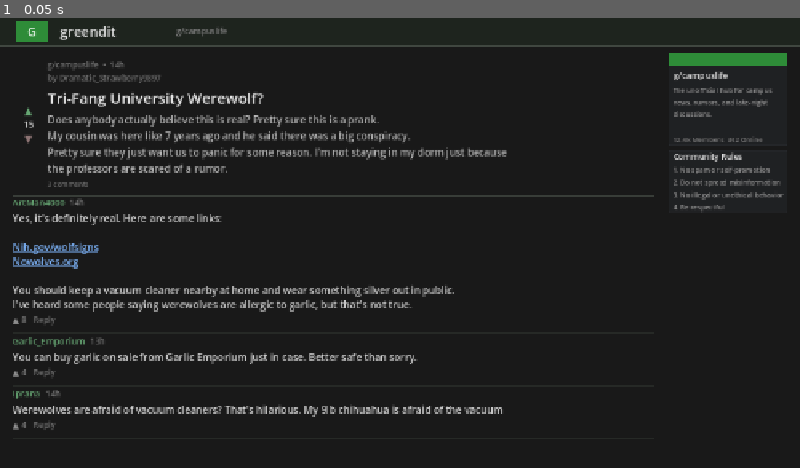
Above: before the commit, frame 1.
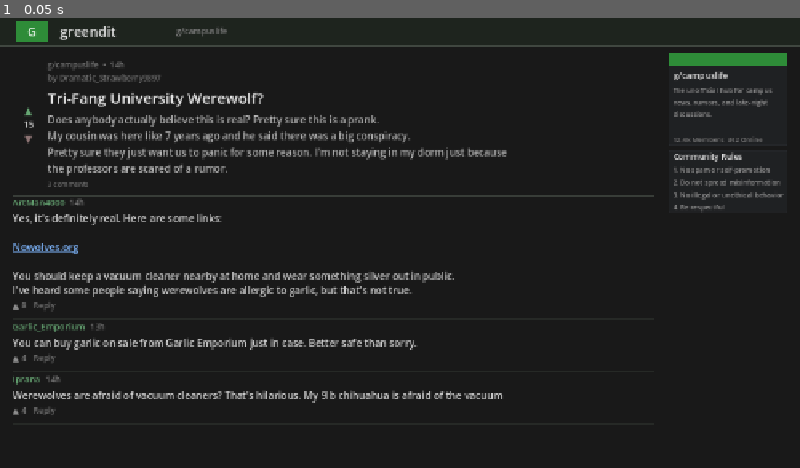
Above: after the commit, the same moment.

Repository: nickcyran/werewolf-on-campus
Game: Godot game, scene res://features/sites/greendit/greendit.tscn
The game is run twice, just before and just after one commit, with the same random seed, the same clock (stepped at 60 frames per second) and the same inputs. This scene is started directly instead of the project's main scene. Sound files missing from this copy of the repository are replaced by a short silence.
Inputs:
- Up to frame 1 (0.05 s): no input

The runs differ from the first frame. In frame 1, 4.8% of the frame differs, in the area x 1-63%, y 50-92%.

Commit message:
updated text infographic

Diff:
--- a/core/autoload/texting.tscn
+++ b/core/autoload/texting.tscn
@@ -2,9 +2,9 @@
 
 [ext_resource type="Script" path="res://core/autoload/texting.gd" id="1_texting"]
 [ext_resource type="Script" path="res://core/texting_thread.gd" id="2_thread_script"]
-[ext_resource type="Resource" path="res://data/texts/thread_01_mom.tres" id="3_mom"]
-[ext_resource type="Resource" path="res://data/texts/thread_02_unknown.tres" id="4_unknown"]
+[ext_resource type="Resource" path="res://data/texts/thread_02_mom.tres" id="3_mom"]
+[ext_resource type="Resource" path="res://data/texts/thread_01_dylan.tres" id="4_dylan"]
 
 [node name="Texting" type="Node"]
 script = ExtResource("1_texting")
-threads = Array[ExtResource("2_thread_script")]([ExtResource("3_mom"), ExtResource("4_unknown")])
+threads = Array[ExtResource("2_thread_script")]([ExtResource("4_dylan"), ExtResource("3_mom")])
--- /dev/null
+++ b/data/texts/thread_01_dylan.tres
@@ -0,0 +1,18 @@
+[gd_resource type="Resource" script_class="TextingThread" format=3 uid="uid://bbp05ojfu8baq"]
+
+[ext_resource type="Script" uid="uid://3ppo3a3lqwx1" path="res://core/texting_message.gd" id="1_1vp3n"]
+[ext_resource type="Texture2D" uid="uid://dhhysd37kwtga" path="res://assets/media/Source - Inaccurate Infographic.png" id="2_1vp3n"]
+[ext_resource type="Script" uid="uid://b8mktl82mlh2k" path="res://core/texting_thread.gd" id="3_sj014"]
+
+[sub_resource type="Resource" id="Msg1"]
+script = ExtResource("1_1vp3n")
+body = "hey dude hear about all that crazy werewolf stuff? im nervous, but i found a few resources that are making me feel a bit better. checkout the graphic and especially the NoWolves.org website!"
+image = ExtResource("2_1vp3n")
+trigger_progress = 0.02
+
+[resource]
+script = ExtResource("3_sj014")
+contact_name = "Dylan"
+avatar_initial = "D"
+avatar_color = Color(0.3309237, 0.00057660637, 0.91050315, 1)
+messages = Array[ExtResource("1_1vp3n")]([SubResource("Msg1")])
--- a/data/texts/thread_01_mom.tres
+++ /dev/null
@@ -1,18 +0,0 @@
-[gd_resource type="Resource" script_class="TextingThread" format=3 uid="uid://bbp05ojfu8baq"]
-
-[ext_resource type="Script" uid="uid://b8mktl82mlh2k" path="res://core/texting_thread.gd" id="1_thread"]
-[ext_resource type="Texture2D" uid="uid://hfln8e0e1ccg" path="res://assets/media/Source - Inaccurate Infographic - Needs final edit.png" id="2_2ceh1"]
-[ext_resource type="Script" uid="uid://3ppo3a3lqwx1" path="res://core/texting_message.gd" id="2_msg"]
-
-[sub_resource type="Resource" id="Msg1"]
-script = ExtResource("2_msg")
-body = "Hey man! You hear about all that crazy stuff that supposedly going down? I found something online thats supposed to help. It's better to be safe than sorry."
-image = ExtResource("2_2ceh1")
-trigger_progress = 0.02
-
-[resource]
-script = ExtResource("1_thread")
-contact_name = "Dylan"
-avatar_initial = "D"
-avatar_color = Color(0.3309237, 0.00057660637, 0.91050315, 1)
-messages = Array[ExtResource("2_msg")]([SubResource("Msg1")])
--- /dev/null
+++ b/data/texts/thread_02_mom.tres
@@ -0,0 +1,19 @@
+[gd_resource type="Resource" script_class="TextingThread" format=3 uid="uid://cl8d2qwt0pcvw"]
+
+[ext_resource type="Script" uid="uid://3ppo3a3lqwx1" path="res://core/texting_message.gd" id="1_0p7tl"]
+[ext_resource type="Texture2D" uid="uid://ch6gmkqyjssqr" path="res://assets/media/Source - Accurate Infographic.png" id="2_3gafx"]
+[ext_resource type="Script" uid="uid://b8mktl82mlh2k" path="res://core/texting_thread.gd" id="3_4encw"]
+
+[sub_resource type="Resource" id="Resource_mi6wm"]
+script = ExtResource("1_0p7tl")
+body = "Honey I'm worried about you, I saw on the news that Tri-Fang University is going through some sort of werwolf scare! Be safe. I love you, call me if you need anything."
+image = ExtResource("2_3gafx")
+trigger_progress = 0.4
+metadata/_custom_type_script = "uid://3ppo3a3lqwx1"
+
+[resource]
+script = ExtResource("3_4encw")
+contact_name = "Mom"
+avatar_initial = "M"
+avatar_color = Color(0.99999994, 0.15220758, 0.40994596, 1)
+messages = Array[ExtResource("1_0p7tl")]([SubResource("Resource_mi6wm")])
--- a/data/texts/thread_02_unknown.tres
+++ /dev/null
@@ -1,10 +0,0 @@
-[gd_resource type="Resource" script_class="TextingThread" format=3 uid="uid://cl8d2qwt0pcvw"]
-
-[ext_resource type="Script" uid="uid://b8mktl82mlh2k" path="res://core/texting_thread.gd" id="1_thread"]
-[ext_resource type="Script" uid="uid://3ppo3a3lqwx1" path="res://core/texting_message.gd" id="2_msg"]
-
-[resource]
-script = ExtResource("1_thread")
-contact_name = "Unknown Number"
-avatar_initial = "?"
-avatar_color = Color(0.28, 0.28, 0.32, 1)
--- a/features/sites/greendit/greendit.tscn
+++ b/features/sites/greendit/greendit.tscn
@@ -11,7 +11,6 @@
 score = 8
 body = "Yes, it's definitely real. Here are some links:
 
-[url=res://features/sites/nih/nih.tscn]Nih.gov/wolfsigns[/url]
 [url=res://features/sites/nowolves/nowolves.tscn]Nowolves.org[/url]
 
 You should keep a vacuum cleaner nearby at home and wear something silver out in public.
Binary file removed: assets/media/Source - Inaccurate Infographic - Needs final edit.png
Binary file added: assets/media/Source - Inaccurate Infographic.png
Not shown, changed: assets/media/Source - Inaccurate Infographic.png.import
